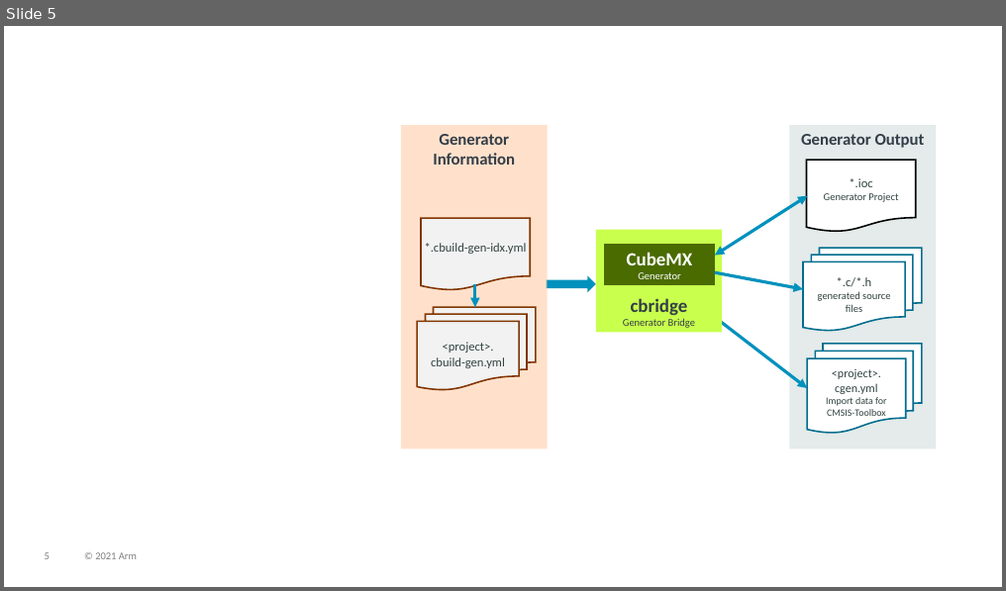
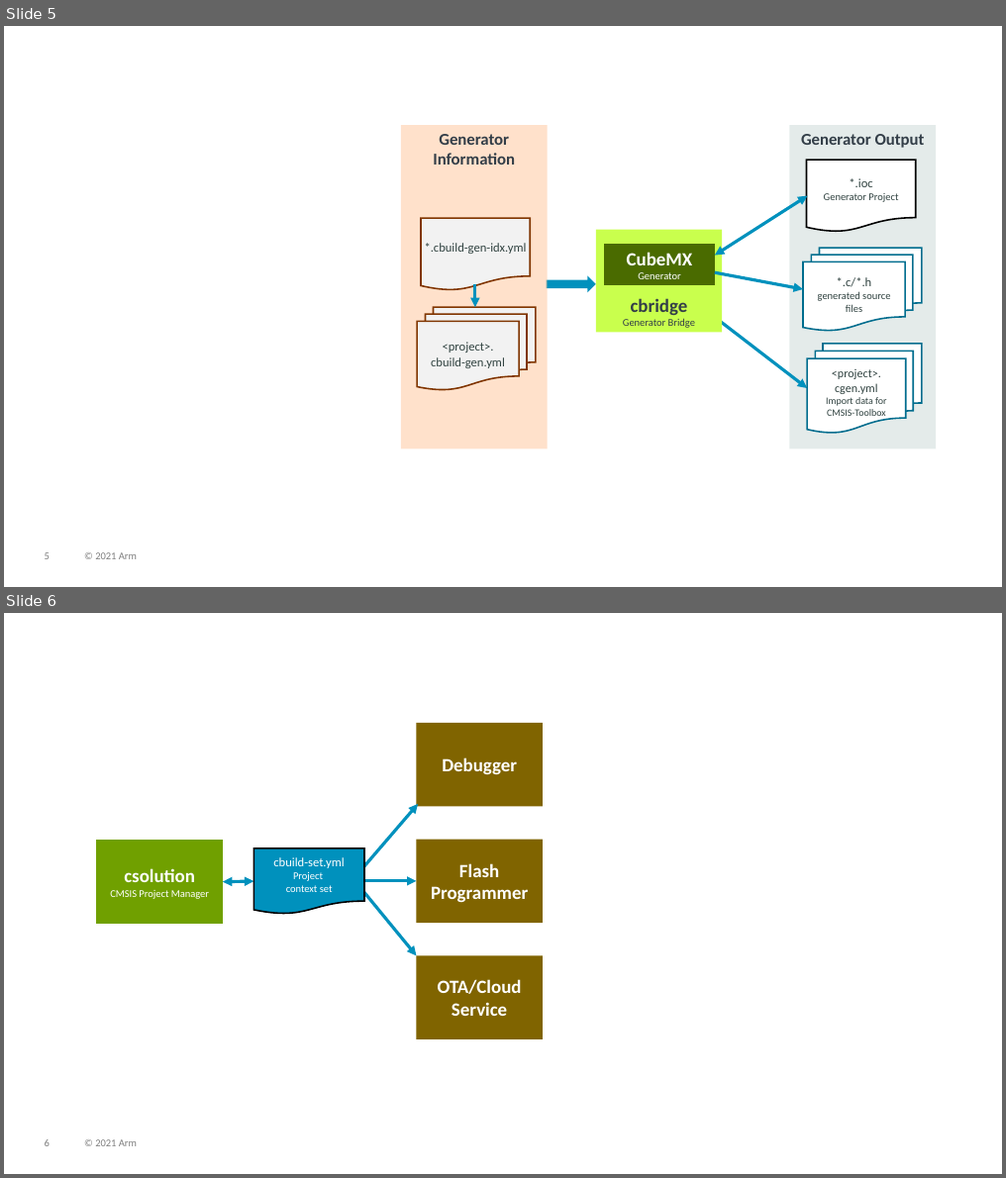
Before and after one commit to Open-CMSIS-Pack/cmsis-toolbox, a slide deck: docs/images/overview.pptx. Shown one above the other, each under a label of ours: slide 5 before the commit, slides 5 and 6 after it. The pictures are 1006x591 and 1006x1178 pixels, drawn with LibreOffice and Linux fonts; fonts in the diff are those of the drawing. Boxes give left, top, right and bottom in pixels: in the first picture for what was removed or moved away, otherwise in the second. Text is boxed around its words. In the diff, an @@ line names an element or a change of style, - is before the commit and + after.

```diff
--- a/docs/images/overview.pptx
+++ b/docs/images/overview.pptx
@@ slide 6 added at (x1=4, y1=613, x2=1002, y2=1174), background #FFFFFF; not listed: 2 template elements that a slide beside it also shows @@
@@ rectangle added at (x1=417, y1=723, x2=543, y2=807), fill #806400, 18 pt, text #FFFFFF, bold @@
+Debugger
@@ arrow added from (361, 870) to (418, 804), #0091BD 3 pt @@
@@ rectangle added at (x1=97, y1=840, x2=223, y2=924), fill #70A000, outline #70A000 1 pt, 10 pt, text #FFFFFF @@
+csolution
+CMSIS Project Manager
@@ flow chart document added at (x1=254, y1=849, x2=364, y2=915), fill #0091BD, outline #000000 1.5 pt, 10 pt, text #FFFFFF @@
+cbuild-set.yml
+Project
+context set
@@ rectangle added at (x1=417, y1=839, x2=543, y2=923), fill #806400, 18 pt, text #FFFFFF, bold @@
+Flash
+Programmer
@@ double arrow added from (254, 881) to (223, 881), #0091BD 3 pt @@
@@ arrow added from (355, 881) to (417, 956), #0091BD 3 pt @@
@@ arrow added from (364, 881) to (417, 881), #0091BD 3 pt @@
@@ rectangle added at (x1=417, y1=956, x2=543, y2=1040), fill #806400, 18 pt, text #FFFFFF, bold @@
+OTA/Cloud
+Service
```
Also in this commit, not shown: 1 slide changed, 1 other slide added, 4 other files.
